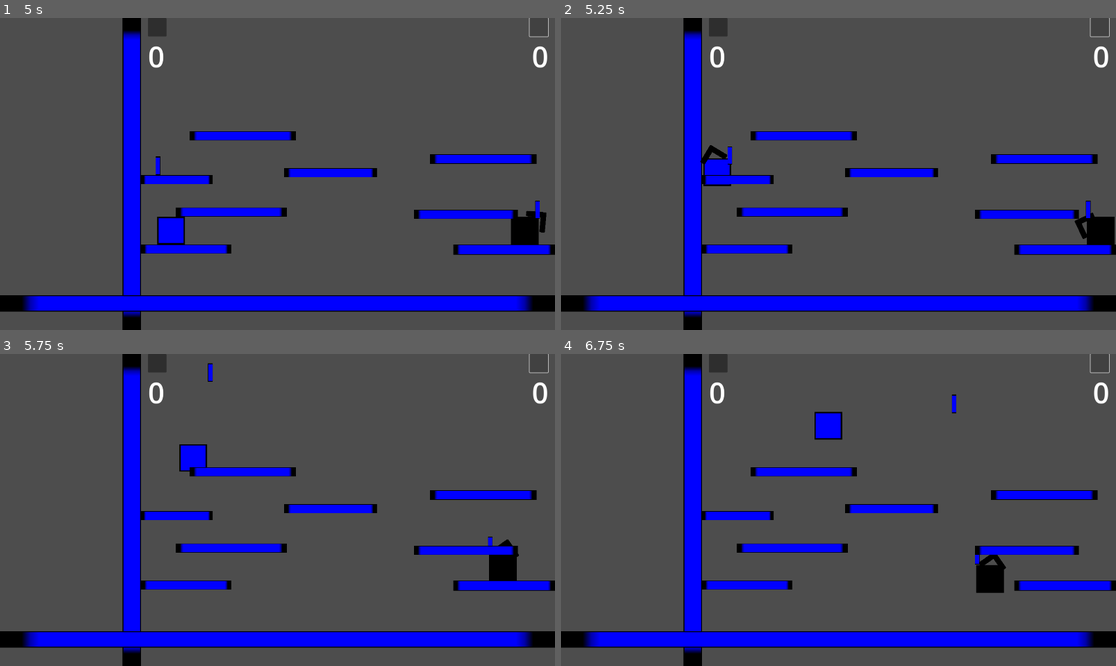
Above: before the commit, frames 1-4 (two rows, left to right).
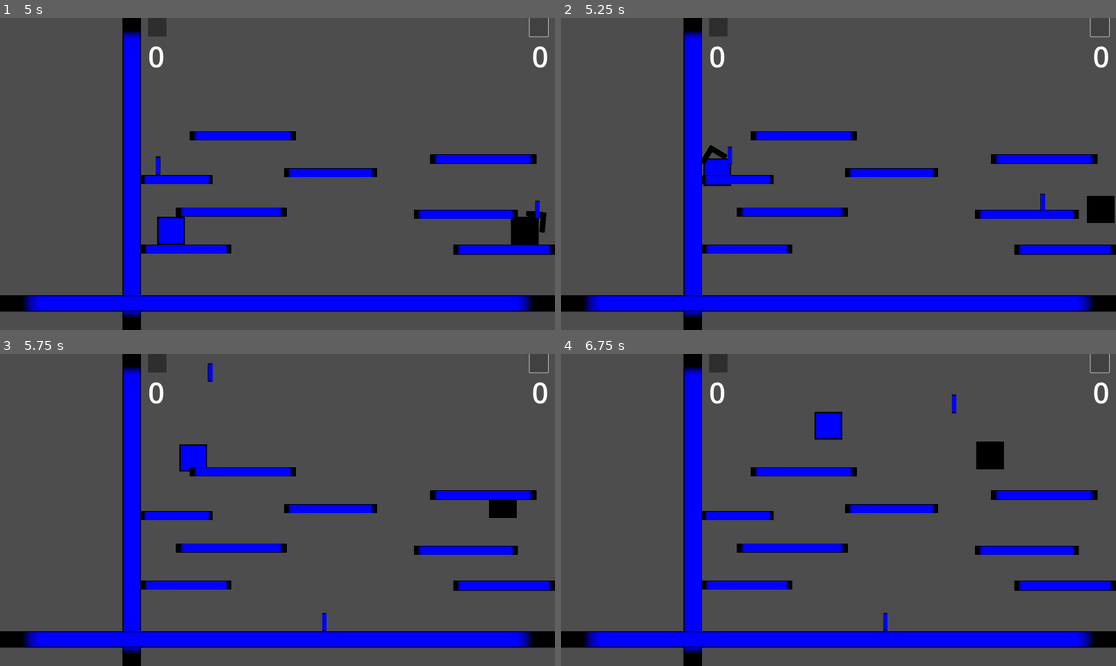
Above: after the commit, the same moments.

Repository: ra314/micro-swords
Game: Godot game, scene res://Main.tscn
The game is run twice, just before and just after one commit, with the same random seed, the same clock (stepped at 60 frames per second) and the same inputs.
Inputs (mouse positions are in pixels of both pictures, inside the frame that each line leads up to):
- Up to frame 1 (5 s): click (155, 27) at 0.5 s; click (538, 27) at 1.25 s; click (155, 27) at 2 s; click (538, 27) at 2.75 s; click (155, 27) at 3.5 s; click (538, 27) at 4.25 s
- Up to frame 2 (5.25 s): tap Enter (ui_accept) at 5, 5.1 s
- Up to frame 3 (5.75 s): tap Enter (ui_accept) at 5.27, 5.57 s
- Up to frame 4 (6.75 s): tap Enter (ui_accept) at 5.85, 6.02, 6.32, 6.6 s

Frame 1 is identical in both runs. In frame 2, 0.8% of the frame differs, in the area x 86-100%, y 56-73%; in frame 3, 0.8%; in frame 4, 1.1%, in the area x 58-81%, y 28-89%.

Commit message:
Added a reset after death.

Diff:
--- a/Main.gd
+++ b/Main.gd
@@ -1,6 +1,7 @@
 extends Node2D
 class_name Root
 var score := {ENUMS.SWORDSMAN.BLACK: 0, ENUMS.SWORDSMAN.BLUE: 0}
+const RESET_PAUSE_TIME = 3.0
 
 # Called when the node enters the scene tree for the first time.
 func _ready():
@@ -40,6 +41,13 @@
 		return $Black
 	assert(false)
 	return null
+func get_other_swordsman_name(man: ENUMS.SWORDSMAN) -> ENUMS.SWORDSMAN:
+	if man == ENUMS.SWORDSMAN.BLACK:
+		return ENUMS.SWORDSMAN.BLUE
+	if man == ENUMS.SWORDSMAN.BLUE:
+		return ENUMS.SWORDSMAN.BLACK
+	assert(false)
+	return ENUMS.SWORDSMAN.BLUE
 
 func collide(swordsman: Swordsman, sword: Sword, enable: bool):
 	swordsman.set_collision_mask_value(sword.collision_layer(), enable)
@@ -79,9 +87,34 @@
 			if sword.state == ENUMS.SWORD_STATE.GROUNDED:
 				var enable_collision = swordsman.held_item == ENUMS.HELD_ITEM.NONE
 				swordsman.set_collision_mask_value(sword.collision_layer(), enable_collision)
+
 func died(man: ENUMS.SWORDSMAN):
-	score[get_other_swordsman(man).swordsman_name] += 1
+	score[get_other_swordsman_name(man)] += 1
 	update_ui()
+	# If both players die within RESET_PAUSE_TIME,
+	# we don't want reset to be called twice.
+	if resetting: return
+	get_tree().create_timer(RESET_PAUSE_TIME).timeout.connect(reset)
+	resetting = true
 func update_ui():
 	$BlackScore.text = str(score[ENUMS.SWORDSMAN.BLACK])
 	$BlueScore.text = str(score[ENUMS.SWORDSMAN.BLUE])
+var resetting := false
+func reset():
+	if has_node("Black"):
+		$Black.queue_free()
+	if has_node("Blue"):
+		$Blue.queue_free()
+	if has_node("Sword1"):
+		$Sword1.queue_free()
+	if has_node("Sword2"):
+		$Sword2.queue_free()
+	var black = load("res://Swordsman.tscn").instantiate().init(ENUMS.DIRECTION.RIGHT, ENUMS.SWORDSMAN.BLACK, ENUMS.HELD_ITEM.SWORD_1)
+	var blue = load("res://Swordsman.tscn").instantiate().init(ENUMS.DIRECTION.LEFT, ENUMS.SWORDSMAN.BLUE, ENUMS.HELD_ITEM.SWORD_2)
+	var sword1 = load("res://Sword.tscn").instantiate().init(ENUMS.DIRECTION.RIGHT, ENUMS.HELD_ITEM.SWORD_1, ENUMS.SWORD_STATE.HELD)
+	var sword2 = load("res://Sword.tscn").instantiate().init(ENUMS.DIRECTION.LEFT, ENUMS.HELD_ITEM.SWORD_2, ENUMS.SWORD_STATE.HELD)
+	add_child(sword1)
+	add_child(sword2)
+	add_child(black)
+	add_child(blue)
+	resetting = false
--- a/Sword.gd
+++ b/Sword.gd
@@ -9,6 +9,19 @@
 var direction: ENUMS.DIRECTION
 var hor_speed: float
 var root: Root
+
+func init(_direction: ENUMS.DIRECTION, _sword_name: ENUMS.HELD_ITEM, _state: ENUMS.SWORD_STATE):
+	direction = _direction
+	sword_name = _sword_name
+	state = _state
+	match sword_name:
+		ENUMS.HELD_ITEM.SWORD_1:
+			name = "Sword1"
+		ENUMS.HELD_ITEM.SWORD_2:
+			name = "Sword2"
+		_:
+			assert(false)
+	return self
 
 func _ready():
 	root = get_parent()
--- a/Swordsman.gd
+++ b/Swordsman.gd
@@ -18,10 +18,28 @@
 var last_held_item: ENUMS.HELD_ITEM
 var root: Root
 
+func init(_direction: ENUMS.DIRECTION, _swordsman_name: ENUMS.SWORDSMAN, _held_item: ENUMS.HELD_ITEM):
+	direction = _direction
+	held_item = _held_item
+	swordsman_name = _swordsman_name
+	match swordsman_name:
+		ENUMS.SWORDSMAN.BLACK:
+			name = "Black"
+			position = Vector2(488, 864)
+			modulate = Color(0, 0, 0, 1)
+		ENUMS.SWORDSMAN.BLUE:
+			name = "Blue"
+			position = Vector2(1824, 864)
+		_:
+			assert(false)
+	return self
+
 #var debug_orig_y
 func _ready():
 	root = get_parent()
+	scale = Vector2(1.5, 1.5)
 	update_arrow_rotation()
+	update_held_sword_location(root.get_sword(held_item))
 #	debug_orig_y = position.y
 
 func update_arrow_rotation():
@@ -87,11 +105,15 @@
 	var prev_velocity = velocity
 	move_and_slide()
 	var collided_with_sword = detect_sword_collision()
+	# Kludge to prevent drop in velocity when jumping onto a grounded sword.
 	if collided_with_sword:
 		position = prev_position
 		velocity = prev_velocity
 		move_and_slide()
-	print(name, velocity)
+
+	if Input.is_action_just_released("ui_accept"):
+		if name == "Black":
+			action()
 
 func detect_sword_collision() -> bool:
 	var retval = false
